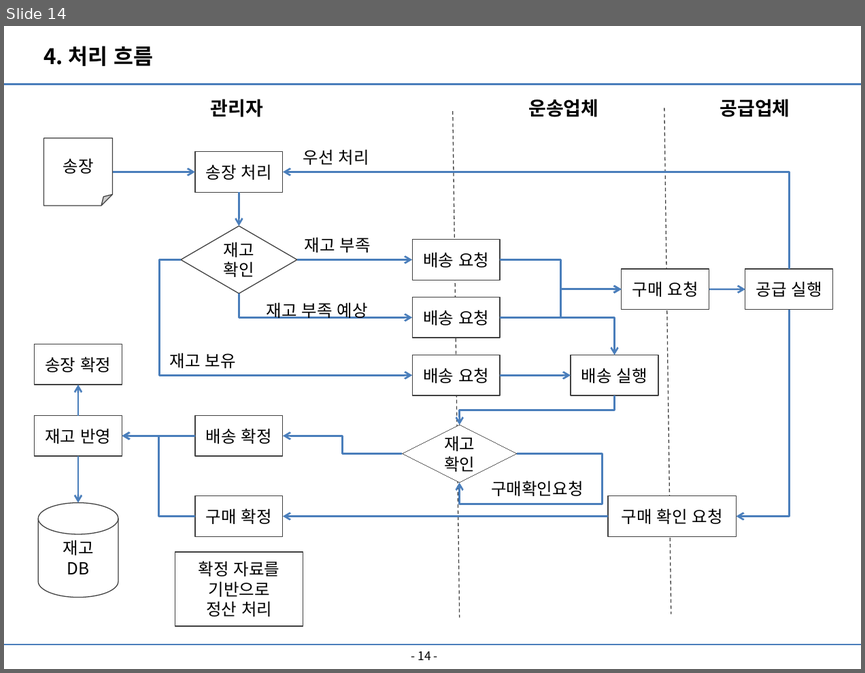
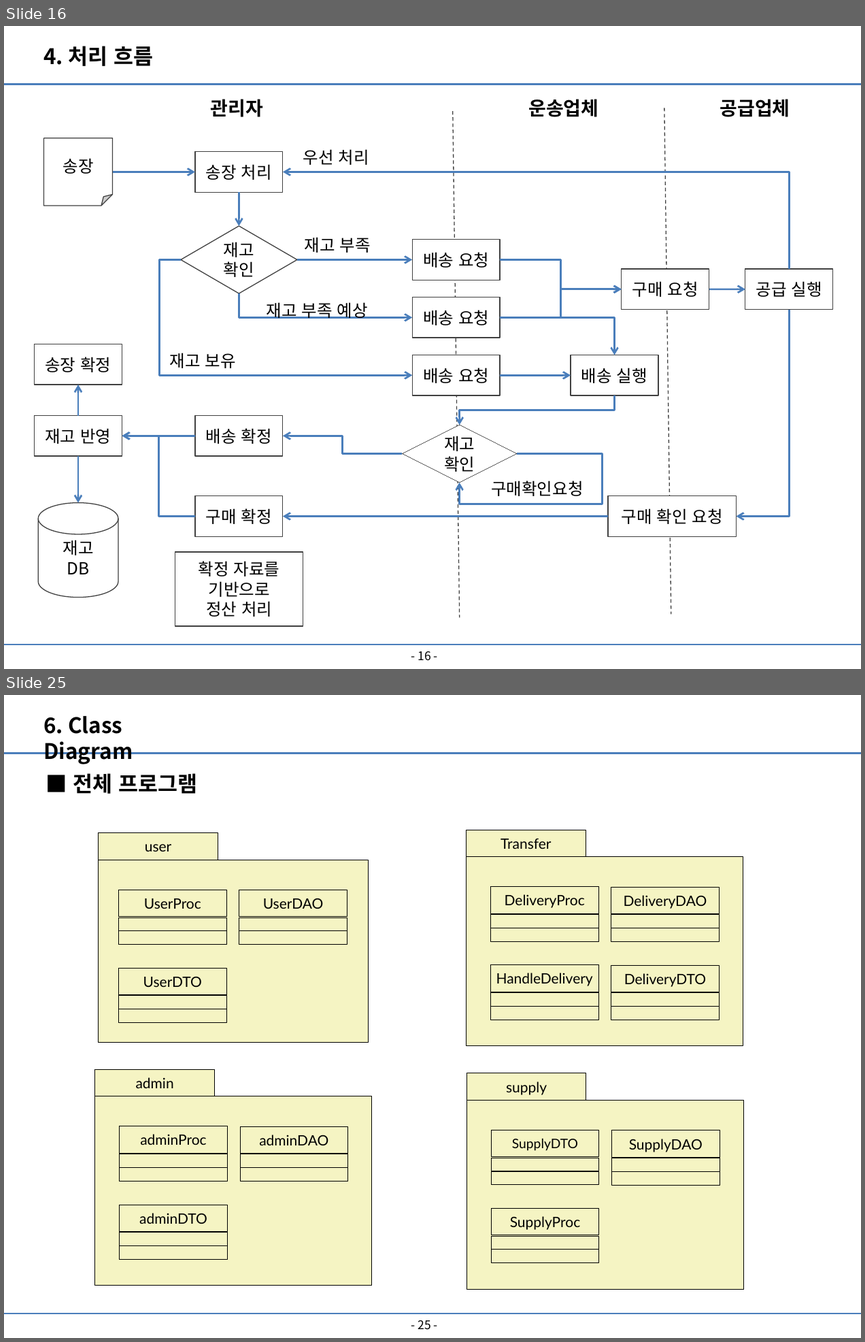
Before and after one commit to lx9203/fulfillmentBlue, a slide deck: file/PPT/Fulfillment 최종발표.pptx. Shown one above the other, each under a label of ours: slide 14 before the commit, slides 16 and 25 after it; the slides between them are not shown. The pictures are 865x673 and 865x1342 pixels, drawn with LibreOffice and Linux fonts; fonts in the diff are those of the drawing. Boxes give left, top, right and bottom in pixels: in the first picture for what was removed or moved away, otherwise in the second. Text is boxed around its words. In the diff, an @@ line names an element or a change of style, - is before the commit and + after.

```diff
--- a/file/PPT/Fulfillment 최종발표.pptx
+++ b/file/PPT/Fulfillment 최종발표.pptx
@@ slide 25 added at (4, 695, 861, 1338), background #FFFFFF; not listed: 2 template elements that a slide beside it also shows @@
@@ text added at (43, 716, 133, 764), 18 pt, text #000000, bold @@
+6. Class Diagram
@@ text added at (73, 773, 197, 794), 18 pt, text #000000, bold @@
+■ 전체 프로그램
@@ group added at (99, 833, 368, 1042): 11 rectangles @@
+user
+UserProc
+UserDAO
+UserDTO
@@ group added at (466, 830, 742, 1045): 14 rectangles @@
+Transfer
+DeliveryProc
+DeliveryDAO
+HandleDelivery
+DeliveryDTO
@@ group added at (95, 1070, 372, 1285): 11 rectangles @@
+admin
+adminProc
+adminDAO
+adminDTO
@@ group added at (466, 1073, 743, 1289): 11 rectangles @@
+supply
+SupplyDTO
+SupplyDAO
+SupplyProc
@@ page number added at (418, 1320, 431, 1329), 10 pt, text #000000 @@
+- 25 -
@@ what was slide 14 is now slide 16 @@
@@ page number at (418, 651, 431, 660): text changed @@
-- 14 -
+- 16 -
```
Also in this commit, not shown: 12 slides changed, 5 other slides added, 3 other files.
